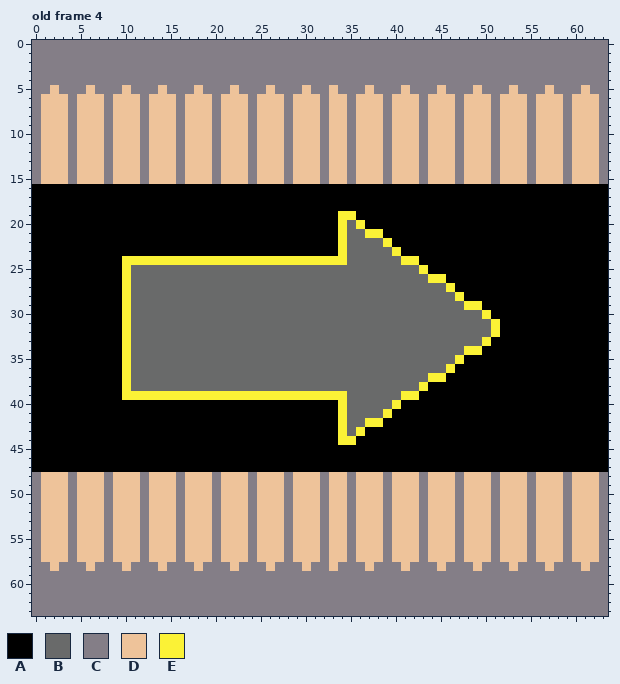
Pixel-art file: src/main/resources/Tiles.aseprite. The first picture shows the starting point.
64x64 pixels, 10 frames. Shown: old frame 4. The commit also changed other frames, which this record leaves out.
Palette (. is transparent): A #000000  B #696a6a  C #847e87  D #eec39a  E #fbf236
The same view after the edit:
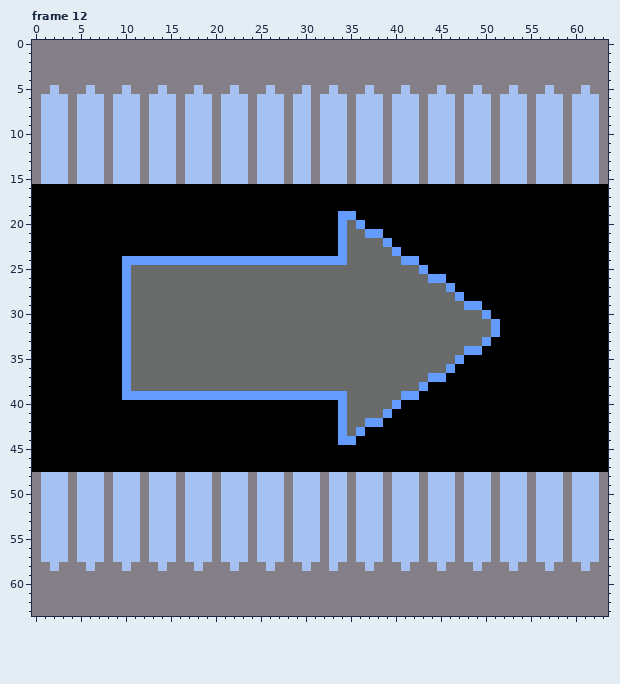
A new or re-ordered frame is compared with the old frame closest to it.
Changes in this commit:
frames 10 -> 17
colour D: #eec39a -> #a5c1f2
colour E: #fbf236 -> #639bff
Changed rows in their new state; - is a pixel that keeps its letter.
Frame 12 is new; against old frame 4:
first column x 31:
 6 CD
 7 CD
 8 CD
 9 CD
10 CD
11 CD
12 CD
13 CD
14 CD
15 CD
Boxes around the changes in both pictures, in picture pixels (x1, y1, x2, y2):
changed: (41, 85, 599, 445)
changed: (41, 472, 599, 571)
